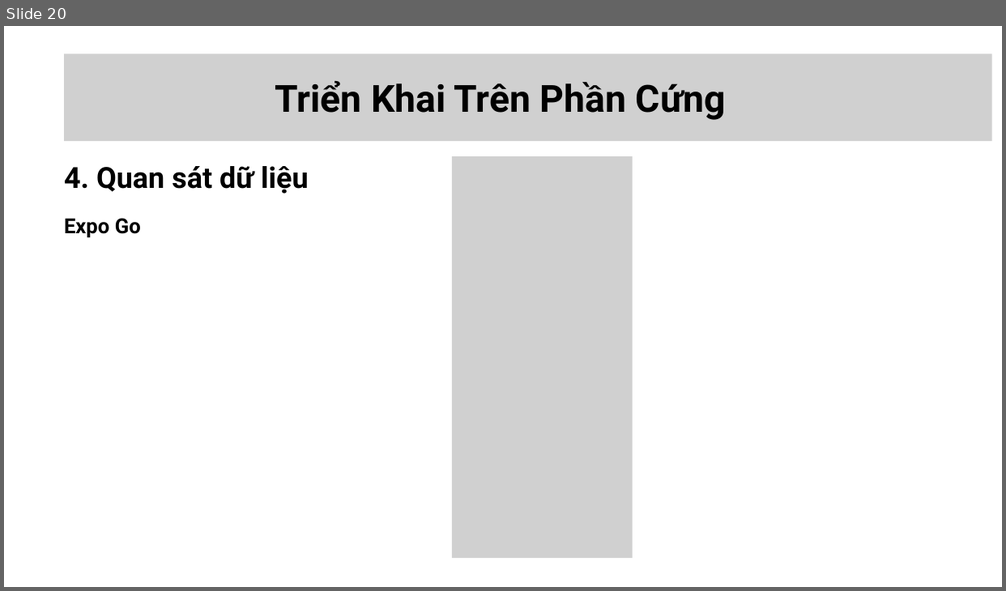
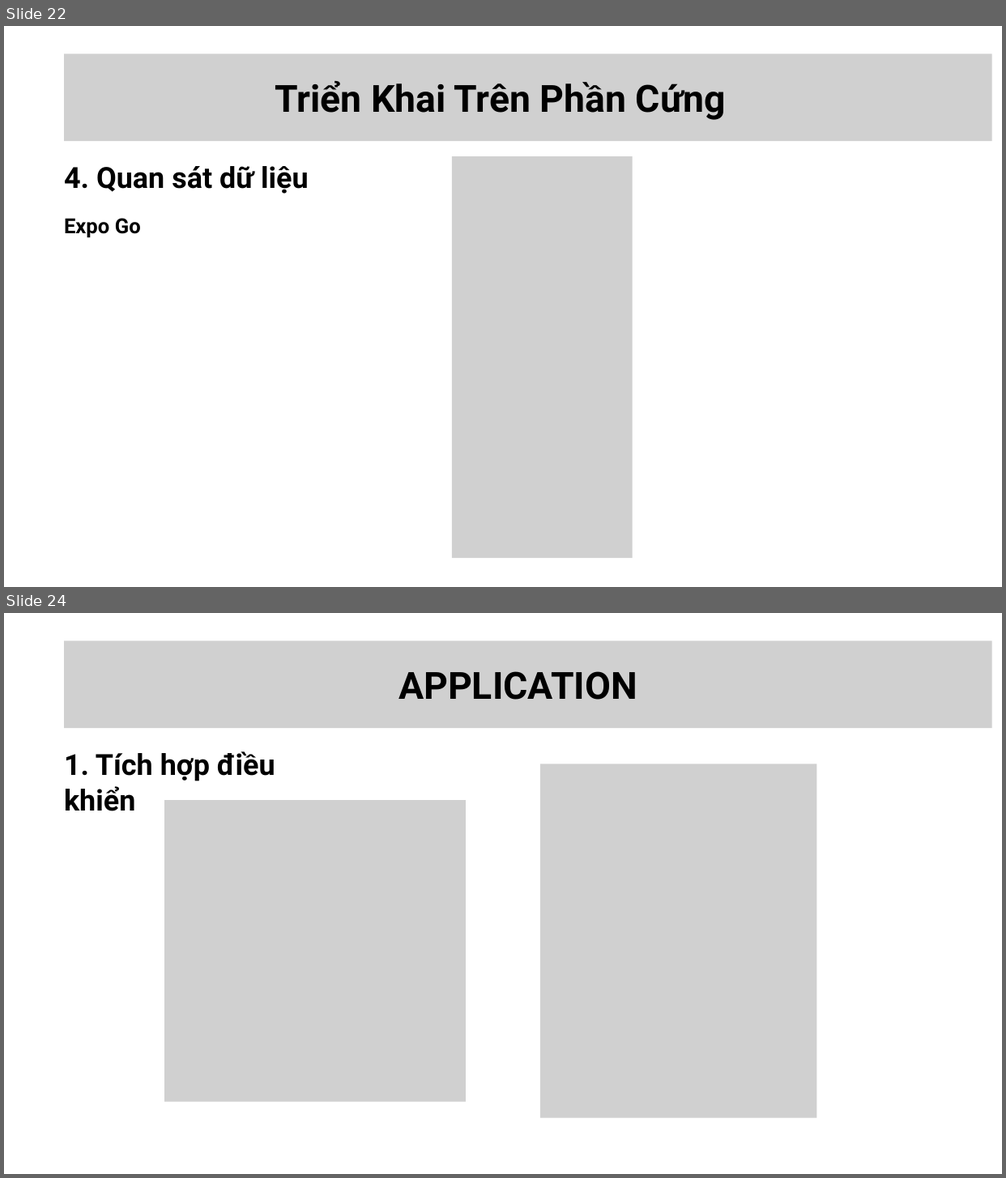
Before and after one commit to TriNgz-sketch/Esp32_Di-Dong, a slide deck: Slidebaocao.pptx. Shown one above the other, each under a label of ours: slide 20 before the commit, slides 22 and 24 after it; the slides between them are not shown. The pictures are 1006x591 and 1006x1178 pixels, drawn with LibreOffice and Linux fonts; fonts in the diff are those of the drawing; grey boxes stand for pictures. Boxes give left, top, right and bottom in pixels: in the first picture for what was removed or moved away, otherwise in the second. Text is boxed around its words. In the diff, an @@ line names an element or a change of style, - is before the commit and + after.

```diff
--- a/Slidebaocao.pptx
+++ b/Slidebaocao.pptx
@@ slide 24 added at [4,613,1002,1174], background #FFFFFF @@
@@ picture added at [64,641,992,728] @@
@@ text added at [398,671,637,700], 54.1 pt, text #000000, bold @@
+APPLICATION
@@ text added at [64,752,275,811], 42 pt, text #000000, bold @@
+1. Tích hợp điều khiển
@@ picture added at [540,764,817,1118] @@
@@ picture added at [164,800,466,1102] @@
@@ what was slide 20 is now slide 22 @@
```
Also in this commit, not shown: 3 slides changed, 7 other slides added, 1 slide removed, 2 other files.
